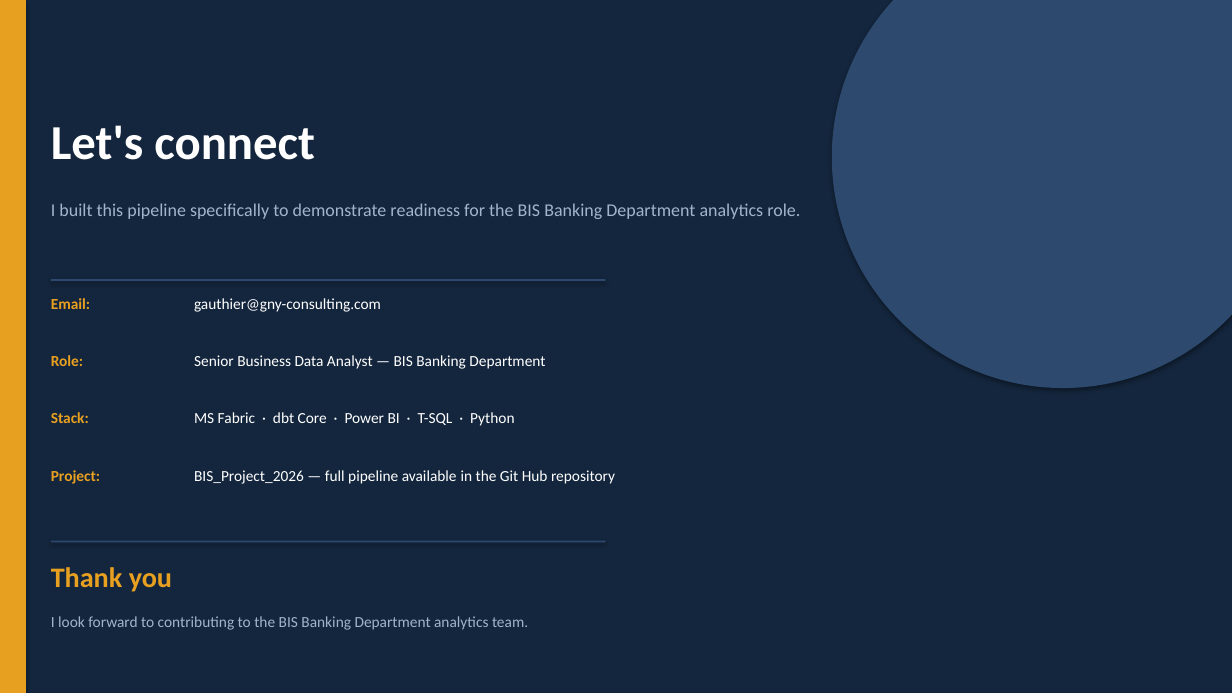
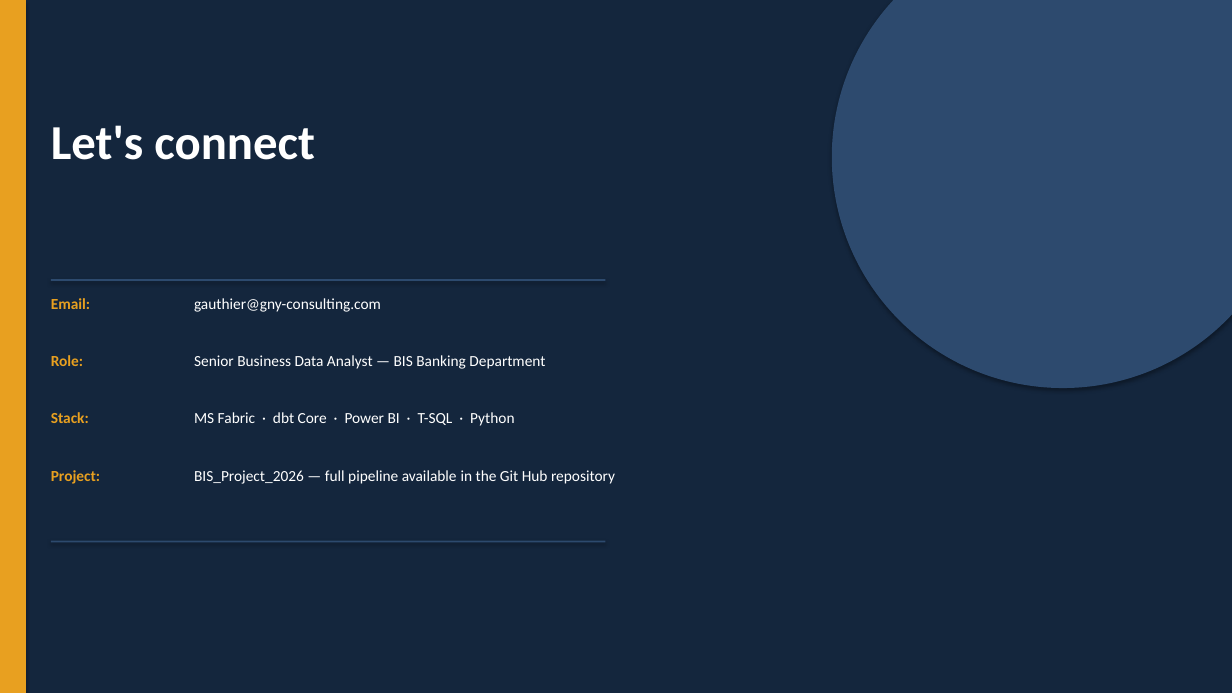
Before and after one commit to gauthiny-glitch/BIS_Analytics_Pipeline, a slide deck: slide 11 of docs/BIS_Portfolio_Deck.pptx. Drawn at 1232x693 pixels with LibreOffice and Linux fonts; fonts in the diff are those of the drawing. Boxes give left, top, right and bottom in pixels: in the first picture for what was removed or moved away, otherwise in the second. Text is boxed around its words. In the diff, an @@ line names an element or a change of style, - is before the commit and + after.

Commit message:
Text in last slide modified

```diff
--- a/docs/BIS_Portfolio_Deck.pptx
+++ b/docs/BIS_Portfolio_Deck.pptx
@@ text removed at (51, 203, 800, 219) @@
-I built this pipeline specifically to demonstrate readiness for the BIS Banking Department analytics role.
@@ text removed at (51, 567, 172, 592) @@
-Thank you
@@ text removed at (51, 616, 528, 630) @@
-I look forward to contributing to the BIS Banking Department analytics team.
```
